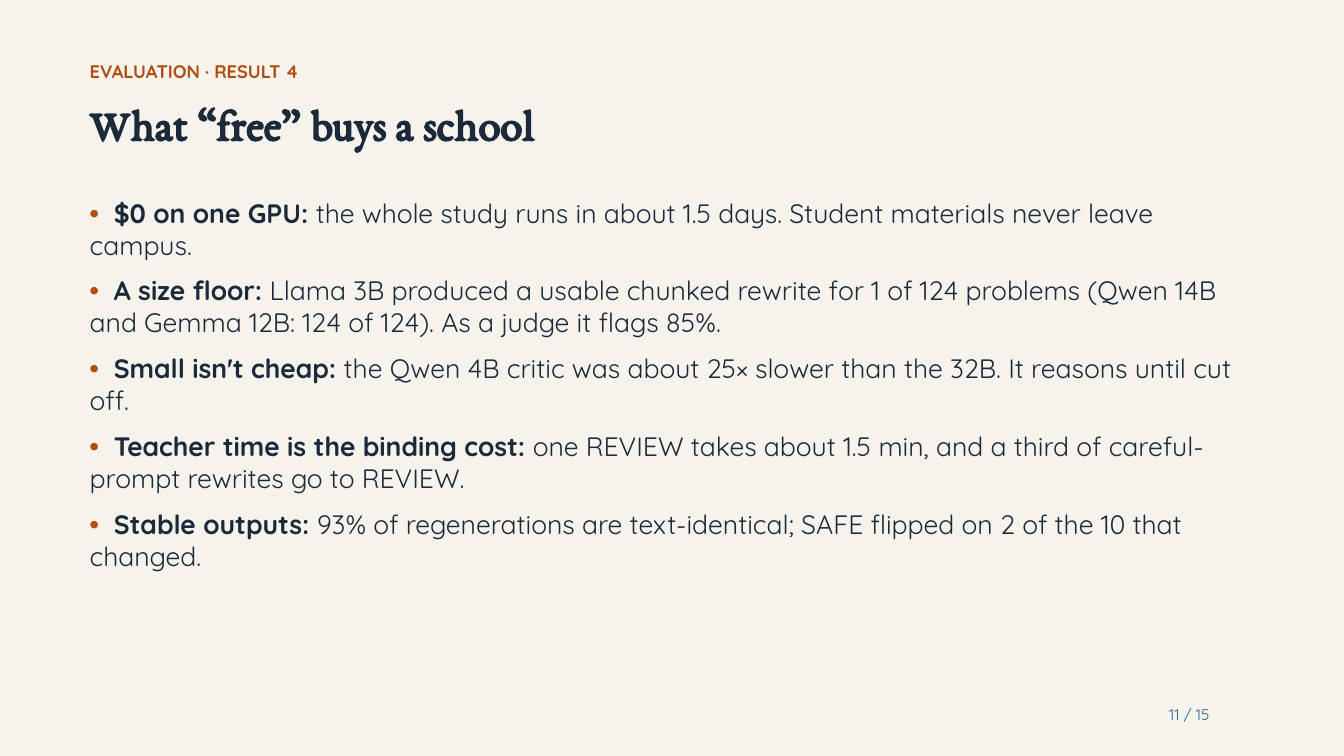
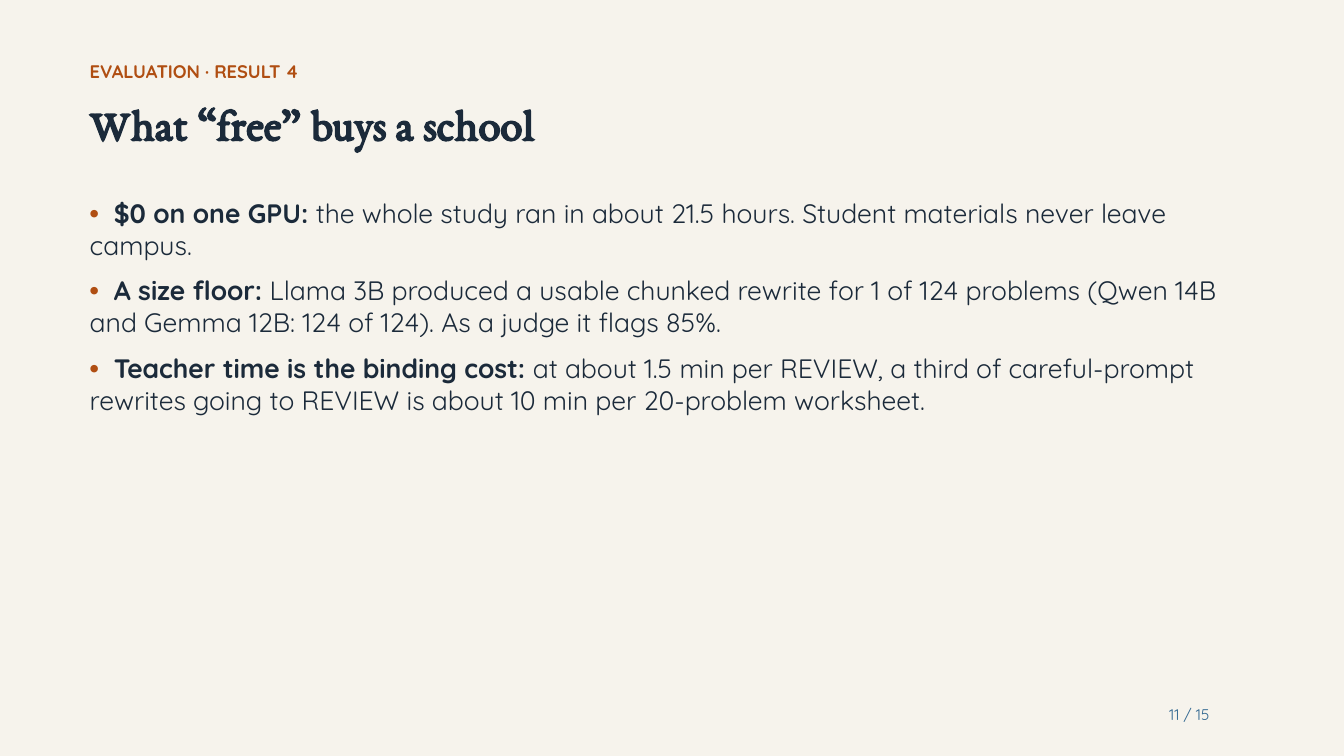
Before and after one commit to harshitaggarwal01/cs2880, a slide deck: slide 11 of docs/video/SafeAdapt-Math_video_nov23.pptx. Drawn at 1344x756 pixels with LibreOffice and Linux fonts; fonts in the diff are those of the drawing. Boxes give left, top, right and bottom in pixels: in the first picture for what was removed or moved away, otherwise in the second. Text is boxed around its words. In the diff, an @@ line names an element or a change of style, - is before the commit and + after.

```diff
--- a/docs/video/SafeAdapt-Math_video_nov23.pptx
+++ b/docs/video/SafeAdapt-Math_video_nov23.pptx
@@ text at box(90, 201, 1166, 261): text changed @@
-• $0 on one GPU: the whole study runs in about 1.5 days. Student materials never leave campus.
+• $0 on one GPU: the whole study ran in about 21.5 hours. Student materials never leave campus.
@@ text at box(90, 358, 1194, 416): text changed @@
-• Small isn't cheap: the Qwen 4B critic was about 25× slower than the 32B. It reasons until cut off.
-• Teacher time is the binding cost: one REVIEW takes about 1.5 min, and a third of careful-prompt rewrites go to REVIEW.
-• Stable outputs: 93% of regenerations are text-identical; SAFE flipped on 2 of the 10 that changed.
+• Teacher time is the binding cost: at about 1.5 min per REVIEW, a third of careful-prompt rewrites going to REVIEW is about 10 min per 20-problem worksheet.
```
Also in this commit, not shown: 10 other slides changed, 16 other files.
